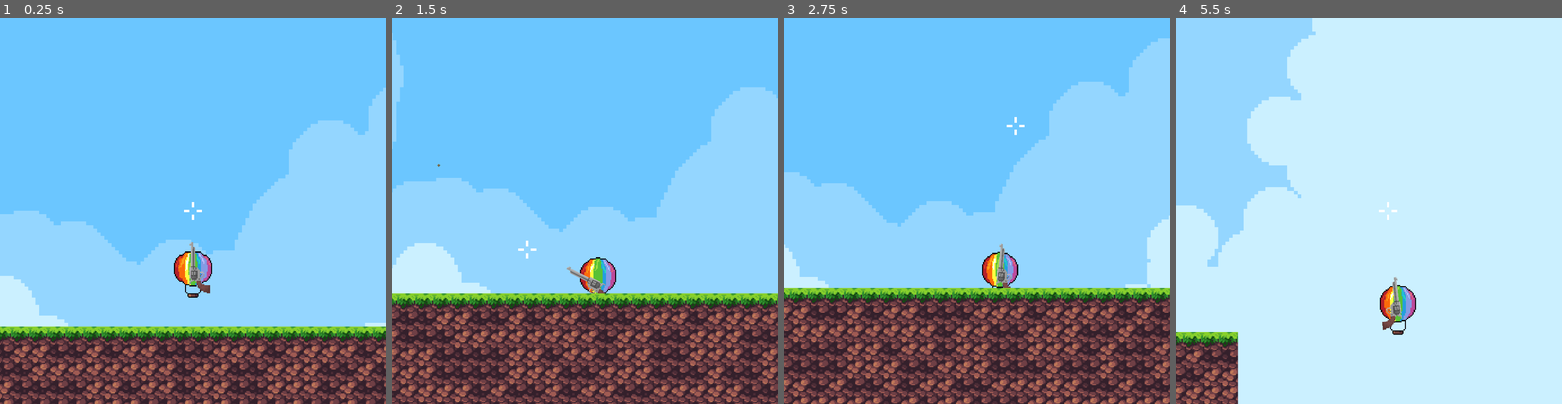
Above: before the commit, frames 1-4 (left to right).
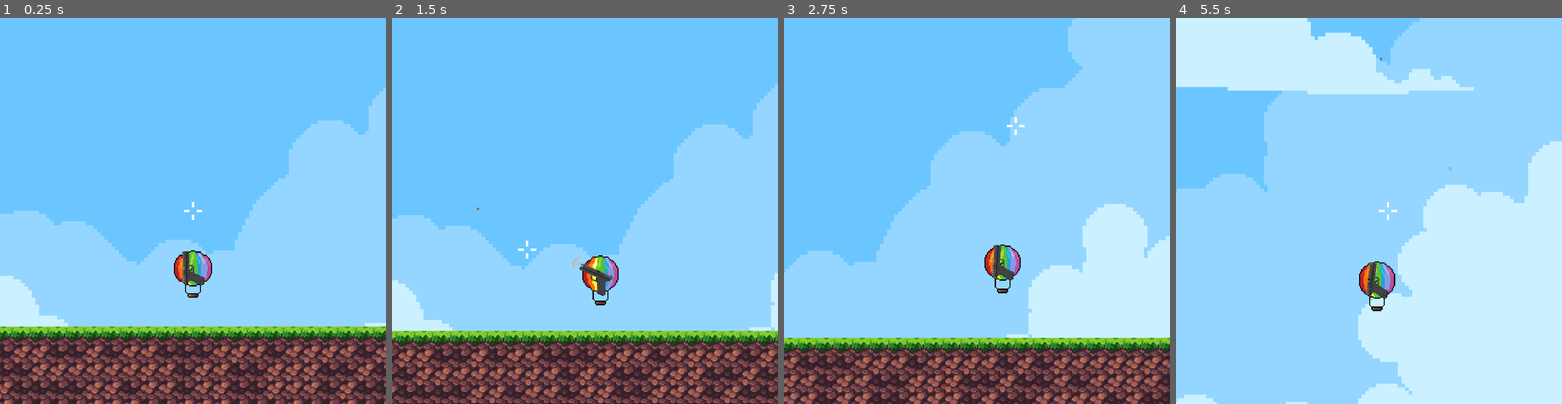
Above: after the commit, the same moments.

Repository: Jerry-Gu-SB/balloon_scroob
Game: Godot game, scene res://root.tscn
Two runs of this game, one before a commit and one after it. Both use one fixed random seed, a clock stepped at 60 frames per second and the inputs below.
Inputs (mouse positions are in pixels of both pictures, inside the frame that each line leads up to):
- Up to frame 1 (0.25 s): no input
- Up to frame 2 (1.5 s): move the mouse to (669, 191) at 0.52 s; hold Right (ui_right) 0.53-1.25 s; click (669, 191) at 0.67 s; drag from (507, 230) to (565, 288) at 1.27 s
- Up to frame 3 (2.75 s): move the mouse to (1015, 126) at 2.02 s; hold Right (ui_right) from 2.03 s (still down)
- Up to frame 4 (5.5 s): release Right (ui_right) at 2.75 s; drag from (1349, 288) to (1253, 153) at 2.77 s; move the mouse to (1484, 268) at 3.52 s; hold Left (ui_left) 3.53-4.25 s; drag from (1253, 153) to (1311, 114) at 4.27 s; move the mouse to (1388, 211) at 5.02 s; hold Down (ui_down) from 5.03 s (still down); click (1388, 211) at 5.17 s

The runs differ from the first frame. In frame 1, 0.4% of the frame differs, in the area x 47-55%, y 58-72%; in frame 2, 33%; in frame 3, 43%; in frame 4, 69%, in the area x 0-100%, y 0-100%.

Commit message:
Added gun animations. Removed default sprite texture from gun resources.

Diff:
--- a/Guns/Pistol/pistol.tscn
+++ b/Guns/Pistol/pistol.tscn
@@ -1,20 +1,352 @@
-[gd_scene load_steps=6 format=3 uid="uid://ce1gxf8ua0txu"]
+[gd_scene load_steps=53 format=3 uid="uid://ce1gxf8ua0txu"]
 
 [ext_resource type="Script" uid="uid://bnexhvcro1c24" path="res://Guns/Pistol/gun_pistol_manager.gd" id="1_5xv0r"]
 [ext_resource type="Resource" uid="uid://fhsn1b5bckdt" path="res://Guns/Resources/gun_pistol.tres" id="2_tjpvq"]
 [ext_resource type="Texture2D" uid="uid://bsjwe2qy75y1d" path="res://Guns/Assets/Static Gun Sprites/Glock - P80 [64x48].png" id="3_vk0q8"]
 [ext_resource type="Script" uid="uid://yhdravnhk5i0" path="res://Guns/Scripts/gun_sprite_2d.gd" id="4_h6l0j"]
+[ext_resource type="Texture2D" uid="uid://c273tgubmuoax" path="res://Guns/Pistol/Glock - P80 [64x48]/[SHOOT WITH MUZZLE FLASH] Glock - P80.png" id="4_vk0q8"]
+[ext_resource type="Texture2D" uid="uid://b5tfkent8qpfc" path="res://Guns/Pistol/Glock - P80 [64x48]/[RELOAD] Glock - P80.png" id="5_vk0q8"]
 [ext_resource type="Script" uid="uid://dujjxfd7eannm" path="res://Guns/Scripts/gun_firing_handler.gd" id="5_xhpyn"]
+
+[sub_resource type="AtlasTexture" id="AtlasTexture_h6l0j"]
+atlas = ExtResource("4_vk0q8")
+region = Rect2(0, 0, 64, 48)
+
+[sub_resource type="AtlasTexture" id="AtlasTexture_xhpyn"]
+atlas = ExtResource("4_vk0q8")
+region = Rect2(64, 0, 64, 48)
+
+[sub_resource type="AtlasTexture" id="AtlasTexture_ni6ge"]
+atlas = ExtResource("4_vk0q8")
+region = Rect2(128, 0, 64, 48)
+
+[sub_resource type="AtlasTexture" id="AtlasTexture_846ly"]
+atlas = ExtResource("4_vk0q8")
+region = Rect2(192, 0, 64, 48)
+
+[sub_resource type="AtlasTexture" id="AtlasTexture_pgn4d"]
+atlas = ExtResource("4_vk0q8")
+region = Rect2(256, 0, 64, 48)
+
+[sub_resource type="AtlasTexture" id="AtlasTexture_cpcl5"]
+atlas = ExtResource("4_vk0q8")
+region = Rect2(320, 0, 64, 48)
+
+[sub_resource type="AtlasTexture" id="AtlasTexture_rothu"]
+atlas = ExtResource("4_vk0q8")
+region = Rect2(384, 0, 64, 48)
+
+[sub_resource type="AtlasTexture" id="AtlasTexture_cjxsj"]
+atlas = ExtResource("4_vk0q8")
+region = Rect2(448, 0, 64, 48)
+
+[sub_resource type="AtlasTexture" id="AtlasTexture_g0vd8"]
+atlas = ExtResource("4_vk0q8")
+region = Rect2(512, 0, 64, 48)
+
+[sub_resource type="AtlasTexture" id="AtlasTexture_tbso7"]
+atlas = ExtResource("4_vk0q8")
+region = Rect2(576, 0, 64, 48)
+
+[sub_resource type="AtlasTexture" id="AtlasTexture_ktwb4"]
+atlas = ExtResource("4_vk0q8")
+region = Rect2(640, 0, 64, 48)
+
+[sub_resource type="AtlasTexture" id="AtlasTexture_xrpbm"]
+atlas = ExtResource("4_vk0q8")
+region = Rect2(704, 0, 64, 48)
+
+[sub_resource type="AtlasTexture" id="AtlasTexture_27yl8"]
+atlas = ExtResource("5_vk0q8")
+region = Rect2(0, 0, 64, 48)
+
+[sub_resource type="AtlasTexture" id="AtlasTexture_0jvpx"]
+atlas = ExtResource("5_vk0q8")
+region = Rect2(64, 0, 64, 48)
+
+[sub_resource type="AtlasTexture" id="AtlasTexture_4qawe"]
+atlas = ExtResource("5_vk0q8")
+region = Rect2(128, 0, 64, 48)
+
+[sub_resource type="AtlasTexture" id="AtlasTexture_m212y"]
+atlas = ExtResource("5_vk0q8")
+region = Rect2(192, 0, 64, 48)
+
+[sub_resource type="AtlasTexture" id="AtlasTexture_ywqkt"]
+atlas = ExtResource("5_vk0q8")
+region = Rect2(256, 0, 64, 48)
+
+[sub_resource type="AtlasTexture" id="AtlasTexture_gtg36"]
+atlas = ExtResource("5_vk0q8")
+region = Rect2(320, 0, 64, 48)
+
+[sub_resource type="AtlasTexture" id="AtlasTexture_vs0sb"]
+atlas = ExtResource("5_vk0q8")
+region = Rect2(384, 0, 64, 48)
+
+[sub_resource type="AtlasTexture" id="AtlasTexture_mnhaw"]
+atlas = ExtResource("5_vk0q8")
+region = Rect2(448, 0, 64, 48)
+
+[sub_resource type="AtlasTexture" id="AtlasTexture_a4wcu"]
+atlas = ExtResource("5_vk0q8")
+region = Rect2(512, 0, 64, 48)
+
+[sub_resource type="AtlasTexture" id="AtlasTexture_ys7fn"]
+atlas = ExtResource("5_vk0q8")
+region = Rect2(576, 0, 64, 48)
+
+[sub_resource type="AtlasTexture" id="AtlasTexture_id350"]
+atlas = ExtResource("5_vk0q8")
+region = Rect2(640, 0, 64, 48)
+
+[sub_resource type="AtlasTexture" id="AtlasTexture_l2ypa"]
+atlas = ExtResource("5_vk0q8")
+region = Rect2(704, 0, 64, 48)
+
+[sub_resource type="AtlasTexture" id="AtlasTexture_t715p"]
+atlas = ExtResource("5_vk0q8")
+region = Rect2(768, 0, 64, 48)
+
+[sub_resource type="AtlasTexture" id="AtlasTexture_2im2c"]
+atlas = ExtResource("5_vk0q8")
+region = Rect2(832, 0, 64, 48)
+
+[sub_resource type="AtlasTexture" id="AtlasTexture_4cc31"]
+atlas = ExtResource("5_vk0q8")
+region = Rect2(896, 0, 64, 48)
+
+[sub_resource type="AtlasTexture" id="AtlasTexture_ffrv5"]
+atlas = ExtResource("5_vk0q8")
+region = Rect2(960, 0, 64, 48)
+
+[sub_resource type="AtlasTexture" id="AtlasTexture_yblwy"]
+atlas = ExtResource("5_vk0q8")
+region = Rect2(960, 0, 64, 48)
+
+[sub_resource type="AtlasTexture" id="AtlasTexture_lgvm7"]
+atlas = ExtResource("5_vk0q8")
+region = Rect2(896, 0, 64, 48)
+
+[sub_resource type="AtlasTexture" id="AtlasTexture_0obvn"]
+atlas = ExtResource("5_vk0q8")
+region = Rect2(832, 0, 64, 48)
+
+[sub_resource type="AtlasTexture" id="AtlasTexture_3if7m"]
+atlas = ExtResource("5_vk0q8")
+region = Rect2(768, 0, 64, 48)
+
+[sub_resource type="AtlasTexture" id="AtlasTexture_6tk27"]
+atlas = ExtResource("5_vk0q8")
+region = Rect2(704, 0, 64, 48)
+
+[sub_resource type="AtlasTexture" id="AtlasTexture_hf8fi"]
+atlas = ExtResource("5_vk0q8")
+region = Rect2(640, 0, 64, 48)
+
+[sub_resource type="AtlasTexture" id="AtlasTexture_kjndy"]
+atlas = ExtResource("5_vk0q8")
+region = Rect2(576, 0, 64, 48)
+
+[sub_resource type="AtlasTexture" id="AtlasTexture_sjmuu"]
+atlas = ExtResource("5_vk0q8")
+region = Rect2(512, 0, 64, 48)
+
+[sub_resource type="AtlasTexture" id="AtlasTexture_tmeas"]
+atlas = ExtResource("5_vk0q8")
+region = Rect2(448, 0, 64, 48)
+
+[sub_resource type="AtlasTexture" id="AtlasTexture_863re"]
+atlas = ExtResource("5_vk0q8")
+region = Rect2(384, 0, 64, 48)
+
+[sub_resource type="AtlasTexture" id="AtlasTexture_wno5v"]
+atlas = ExtResource("5_vk0q8")
+region = Rect2(320, 0, 64, 48)
+
+[sub_resource type="AtlasTexture" id="AtlasTexture_hw8g0"]
+atlas = ExtResource("5_vk0q8")
+region = Rect2(256, 0, 64, 48)
+
+[sub_resource type="AtlasTexture" id="AtlasTexture_kt4t0"]
+atlas = ExtResource("5_vk0q8")
+region = Rect2(192, 0, 64, 48)
+
+[sub_resource type="AtlasTexture" id="AtlasTexture_h1w0l"]
+atlas = ExtResource("5_vk0q8")
+region = Rect2(128, 0, 64, 48)
+
+[sub_resource type="AtlasTexture" id="AtlasTexture_2c65r"]
+atlas = ExtResource("5_vk0q8")
+region = Rect2(64, 0, 64, 48)
+
+[sub_resource type="AtlasTexture" id="AtlasTexture_tdnp1"]
+atlas = ExtResource("5_vk0q8")
+region = Rect2(0, 0, 64, 48)
+
+[sub_resource type="SpriteFrames" id="SpriteFrames_5xv0r"]
+animations = [{
+"frames": [{
+"duration": 1.0,
+"texture": ExtResource("3_vk0q8")
+}],
+"loop": true,
+"name": &"default",
+"speed": 5.0
+}, {
+"frames": [{
+"duration": 1.0,
+"texture": SubResource("AtlasTexture_h6l0j")
+}, {
+"duration": 1.0,
+"texture": SubResource("AtlasTexture_xhpyn")
+}, {
+"duration": 1.0,
+"texture": SubResource("AtlasTexture_ni6ge")
+}, {
+"duration": 1.0,
+"texture": SubResource("AtlasTexture_846ly")
+}, {
+"duration": 1.0,
+"texture": SubResource("AtlasTexture_pgn4d")
+}, {
+"duration": 1.0,
+"texture": SubResource("AtlasTexture_cpcl5")
+}, {
+"duration": 1.0,
+"texture": SubResource("AtlasTexture_rothu")
+}, {
+"duration": 1.0,
+"texture": SubResource("AtlasTexture_cjxsj")
+}, {
+"duration": 1.0,
+"texture": SubResource("AtlasTexture_g0vd8")
+}, {
+"duration": 1.0,
+"texture": SubResource("AtlasTexture_tbso7")
+}, {
+"duration": 1.0,
+"texture": SubResource("AtlasTexture_ktwb4")
+}, {
+"duration": 1.0,
+"texture": SubResource("AtlasTexture_xrpbm")
+}],
+"loop": false,
+"name": &"fire",
+"speed": 20.0
+}, {
+"frames": [{
+"duration": 1.0,
+"texture": SubResource("AtlasTexture_27yl8")
+}, {
+"duration": 1.0,
+"texture": SubResource("AtlasTexture_0jvpx")
+}, {
+"duration": 1.0,
+"texture": SubResource("AtlasTexture_4qawe")
+}, {
+"duration": 1.0,
+"texture": SubResource("AtlasTexture_m212y")
+}, {
+"duration": 1.0,
+"texture": SubResource("AtlasTexture_ywqkt")
+}, {
+"duration": 1.0,
+"texture": SubResource("AtlasTexture_gtg36")
+}, {
+"duration": 1.0,
+"texture": SubResource("AtlasTexture_vs0sb")
+}, {
+"duration": 1.0,
+"texture": SubResource("AtlasTexture_mnhaw")
+}, {
+"duration": 1.0,
+"texture": SubResource("AtlasTexture_a4wcu")
+}, {
+"duration": 1.0,
+"texture": SubResource("AtlasTexture_ys7fn")
+}, {
+"duration": 1.0,
+"texture": SubResource("AtlasTexture_id350")
+}, {
+"duration": 1.0,
+"texture": SubResource("AtlasTexture_l2ypa")
+}, {
+"duration": 1.0,
+"texture": SubResource("AtlasTexture_t715p")
+}, {
+"duration": 1.0,
+"texture": SubResource("AtlasTexture_2im2c")
+}, {
+"duration": 1.0,
+"texture": SubResource("AtlasTexture_4cc31")
+}, {
+"duration": 1.0,
+"texture": SubResource("AtlasTexture_ffrv5")
+}, {
+"duration": 1.0,
+"texture": SubResource("AtlasTexture_yblwy")
+}, {
+"duration": 1.0,
+"texture": SubResource("AtlasTexture_lgvm7")
+}, {
+"duration": 1.0,
+"texture": SubResource("AtlasTexture_0obvn")
+}, {
+"duration": 1.0,
+"texture": SubResource("AtlasTexture_3if7m")
+}, {
+"duration": 1.0,
+"texture": SubResource("AtlasTexture_6tk27")
+}, {
+"duration": 1.0,
+"texture": SubResource("AtlasTexture_hf8fi")
+}, {
+"duration": 1.0,
+"texture": SubResource("AtlasTexture_kjndy")
+}, {
+"duration": 1.0,
+"texture": SubResource("AtlasTexture_sjmuu")
+}, {
+"duration": 1.0,
+"texture": SubResource("AtlasTexture_tmeas")
+}, {
+"duration": 1.0,
+"texture": SubResource("AtlasTexture_863re")
+}, {
+"duration": 1.0,
+"texture": SubResource("AtlasTexture_wno5v")
+}, {
+"duration": 1.0,
+"texture": SubResource("AtlasTexture_hw8g0")
+}, {
+"duration": 1.0,
+"texture": SubResource("AtlasTexture_kt4t0")
+}, {
+"duration": 1.0,
+"texture": SubResource("AtlasTexture_h1w0l")
+}, {
+"duration": 1.0,
+"texture": SubResource("AtlasTexture_2c65r")
+}, {
+"duration": 1.0,
+"texture": SubResource("AtlasTexture_tdnp1")
+}],
+"loop": false,
+"name": &"reload",
+"speed": 20.0
+}]
 
 [node name="Pistol" type="Node2D"]
 script = ExtResource("1_5xv0r")
 gun_data = ExtResource("2_tjpvq")
 
-[node name="Sprite2D" type="Sprite2D" parent="."]
-texture = ExtResource("3_vk0q8")
-offset = Vector2(8, 0)
-region_enabled = true
-region_rect = Rect2(18, 8, 30, 20)
+[node name="Sprite2D" type="AnimatedSprite2D" parent="."]
+sprite_frames = SubResource("SpriteFrames_5xv0r")
+animation = &"fire"
+frame = 11
+frame_progress = 1.0
+offset = Vector2(7, 6)
 script = ExtResource("4_h6l0j")
 
 [node name="Marker2D" type="Marker2D" parent="Sprite2D"]
--- a/Guns/Resources/gun_properties.gd
+++ b/Guns/Resources/gun_properties.gd
@@ -2,7 +2,6 @@
 class_name GunData
 
 @export var projectile : PackedScene
-@export var sprite_texture : Texture2D
 @export var fire_rate : float = 1
 @export var reload_time : float = 2
 @export var magazine_size : int = 10
--- a/Guns/Scripts/gun_sprite_2d.gd
+++ b/Guns/Scripts/gun_sprite_2d.gd
@@ -1,9 +1,17 @@
-extends Sprite2D
+extends AnimatedSprite2D
 
 func _ready() -> void:
-	var parent : GunProvider = get_parent()
-	self.texture = parent.get_gun_data().sprite_texture
+	EventBus.left_click.connect(process_left_click)
+	animation_finished.connect(on_animation_finished)
 
 func _process(_delta : float) -> void:
 	var mouse_position = get_global_mouse_position()
 	self.scale.y = -1 if mouse_position[0] < self.global_position[0] else 1
+
+func process_left_click() -> void:
+	self.play("fire")
+	return
+
+func on_animation_finished() -> void:
+	self.play("default")
+	return
--- a/Player/player.tscn
+++ b/Player/player.tscn
@@ -3,7 +3,7 @@
 [ext_resource type="Script" uid="uid://j01nev2pnnox" path="res://Player/Scripts/player_input_handler.gd" id="1_4flbx"]
 [ext_resource type="Script" uid="uid://d027m67k7cfdw" path="res://Player/Scripts/player_manager.gd" id="1_4ntmi"]
 [ext_resource type="Script" uid="uid://b477el4qtgib5" path="res://Player/Scripts/player_physics_handler.gd" id="3_btcbx"]
-[ext_resource type="PackedScene" uid="uid://b6blyfeog43lr" path="res://Guns/Revolver/revolver.tscn" id="3_od3ui"]
+[ext_resource type="PackedScene" uid="uid://ce1gxf8ua0txu" path="res://Guns/Pistol/pistol.tscn" id="3_od3ui"]
 [ext_resource type="Texture2D" uid="uid://cqgvo26iuu6ma" path="res://Player/Aesprite Files/Player_Balloon-Sheet.png" id="4_od3ui"]
 [ext_resource type="Script" uid="uid://do5lprfffkta8" path="res://Player/Scripts/player_weapon_socket.gd" id="4_vtle1"]
 [ext_resource type="Script" uid="uid://bb4o3ov63xsq1" path="res://Player/Scripts/player_aiming_reticle_sprite.gd" id="5_k53q1"]
@@ -56,7 +56,7 @@
 [node name="Weapon Socket" type="Node2D" parent="."]
 script = ExtResource("4_vtle1")
 
-[node name="Revolver" parent="Weapon Socket" instance=ExtResource("3_od3ui")]
+[node name="Pistol" parent="Weapon Socket" instance=ExtResource("3_od3ui")]
 
 [node name="CharacterBody2D" type="CharacterBody2D" parent="."]
 
